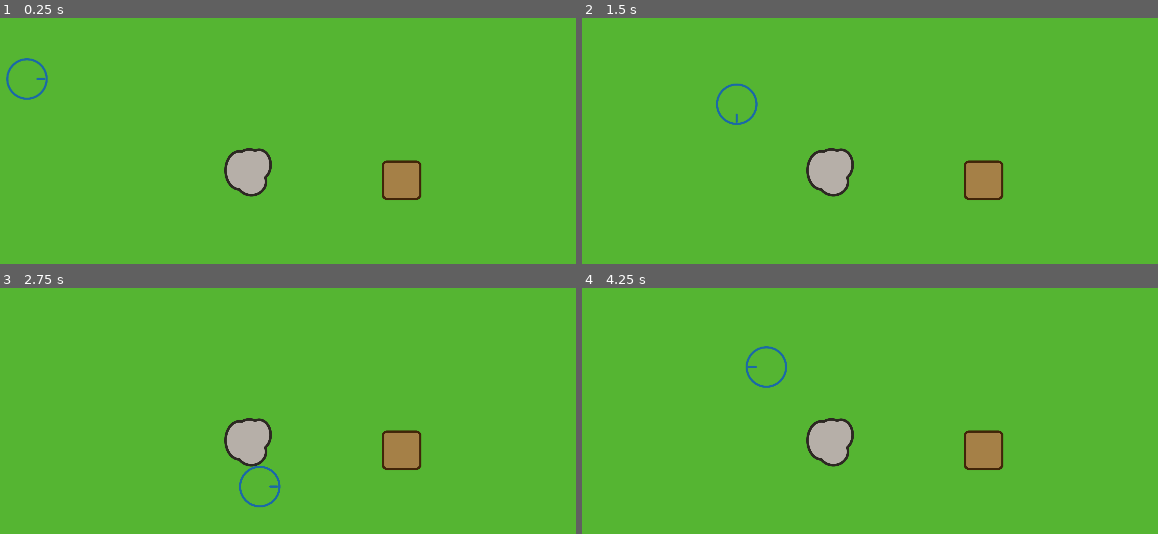
Above: before the commit, frames 1-4 (two rows, left to right).
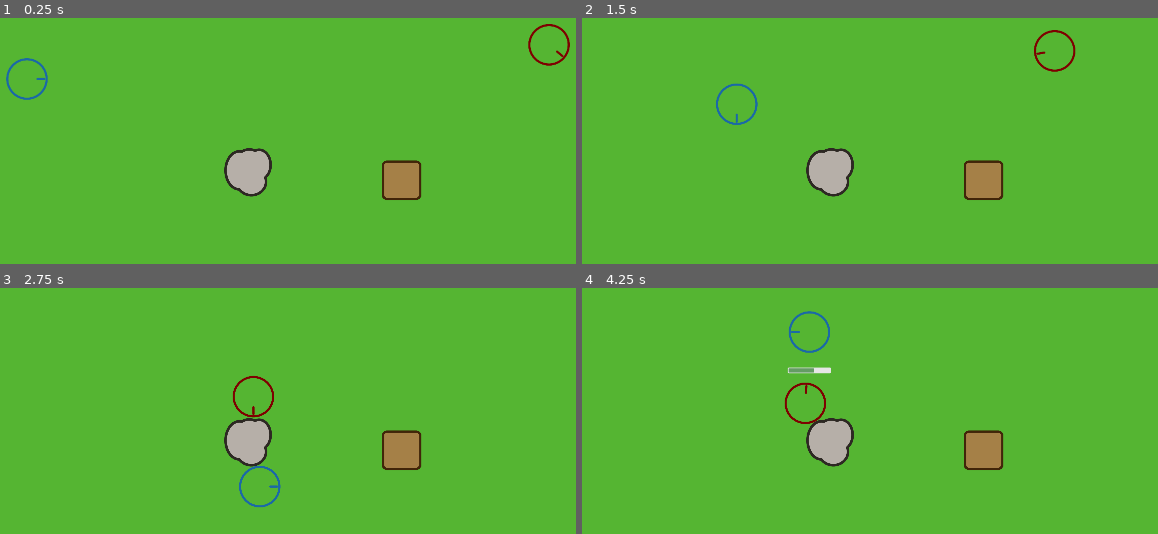
Above: after the commit, the same moments.

Repository: westonkelliher/BladeUpP1
Game: Godot game, scene res://main.tscn
The game is run twice, just before and just after one commit, with the same random seed, the same clock (stepped at 60 frames per second) and the same inputs.
Inputs:
- Up to frame 1 (0.25 s): no input
- Up to frame 2 (1.5 s): tap Enter at 0.5 s; hold D (right) 0.53-1.28 s; tap M (interact) at 0.6 s; hold S (down) from 1.28 s (still down); tap N (operate) at 1.35 s
- Up to frame 3 (2.75 s): release S (down) at 2.03 s; hold D (right) from 2.03 s (still down); tap M (interact) at 2.1 s
- Up to frame 4 (4.25 s): release D (right) at 2.78 s; hold W (up) 2.78-3.53 s; tap N (operate) at 2.85 s; hold A (left) from 3.53 s (still down); tap M (interact) at 3.6 s

The runs differ from the first frame. In frame 1, 0.3% of the frame differs, in the area x 91-99%, y 2-20%; in frame 2, 0.3%; in frame 3, 0.2%; in frame 4, 0.9%, in the area x 28-44%, y 9-56%.

Commit message:
lots

Diff:
--- /dev/null
+++ b/actors/enemy.gd
@@ -0,0 +1,65 @@
+extends CharacterBody2D
+
+const SPEED := 520.0
+const ACC := 80.0
+const SPRING := 1.5
+const DEC := 600.0
+const ROT := 2.8
+const KNOCK_FORCE := 700.0
+const DMG := 2
+
+var _target: Node = null
+
+func _process(delta):
+	pass
+	#KNOCK_FORCE = 700.0
+
+func set_target(target: Node):
+	_target = target
+	target.died.connect(on_target_died)
+
+func _physics_process(delta):
+	change_velocity(delta)
+	change_angle(delta)
+	#
+	#position += velocity*delta
+	#var temp_vel = velocity
+	#var temp_pos = position
+	move_and_slide()
+	#position -= velocity
+	#velocity = temp_vel
+	#position = temp_pos
+
+func change_angle(delta):
+	if _target == null or !is_instance_id_valid(_target.get_instance_id()):
+		return
+	var target_angle = (_target.position - position).angle()
+	var diff = abs(rotation-target_angle)
+	var weight = min(1, ROT*delta/diff)
+	rotation = lerp_angle(rotation, target_angle, weight)
+
+func change_velocity(delta):
+	if _target == null or !is_instance_valid(_target):
+		velocity = velocity.move_toward(Vector2.ZERO, DEC*delta)
+		return
+	# damp
+	var target_vel = (_target.position - position).normalized()*SPEED
+	var angle_multiplier = max(0, cos(rotation - target_vel.angle()))
+	target_vel *= angle_multiplier
+	var acc_factor = ACC + (target_vel - velocity).length()*SPRING
+	velocity *= 1.0 - (1-angle_multiplier)*delta
+	velocity = velocity.move_toward(target_vel, acc_factor*delta)
+
+func _on_area_2d_body_entered(body):
+	print("area")
+	if body.has_method("health"):
+		body.health().take_damage(DMG)
+	#TODO: impulse calculation copied from sumos
+	var knock = (position - body.position).normalized()*KNOCK_FORCE
+	velocity *= 0.3
+	velocity += knock
+	body.velocity *= 0.5
+	body.velocity -= knock
+
+func on_target_died():
+	_target = null
--- /dev/null
+++ b/actors/enemy.tscn
@@ -0,0 +1,42 @@
+[gd_scene load_steps=6 format=3 uid="uid://byobaendnvyau"]
+
+[ext_resource type="Texture2D" uid="uid://bv7kmdeov84dg" path="res://images/enemy.png" id="1_4yk2k"]
+[ext_resource type="Script" path="res://actors/enemy.gd" id="1_usjcw"]
+
+[sub_resource type="CircleShape2D" id="CircleShape2D_y3kw2"]
+radius = 49.0102
+
+[sub_resource type="CircleShape2D" id="CircleShape2D_d643l"]
+radius = 52.4309
+
+[sub_resource type="SceneReplicationConfig" id="SceneReplicationConfig_g366u"]
+properties/0/path = NodePath(".:position")
+properties/0/spawn = true
+properties/0/replication_mode = 1
+properties/1/path = NodePath(".:rotation")
+properties/1/spawn = true
+properties/1/replication_mode = 1
+
+[node name="Enemy" type="CharacterBody2D"]
+collision_layer = 256
+collision_mask = 273
+script = ExtResource("1_usjcw")
+
+[node name="CollisionShape2D" type="CollisionShape2D" parent="."]
+shape = SubResource("CircleShape2D_y3kw2")
+debug_color = Color(0.403922, 0.607843, 0, 0.419608)
+
+[node name="Sprite2D" type="Sprite2D" parent="."]
+scale = Vector2(0.2, 0.2)
+texture = ExtResource("1_4yk2k")
+
+[node name="Area2D" type="Area2D" parent="."]
+
+[node name="CollisionShape2D" type="CollisionShape2D" parent="Area2D"]
+shape = SubResource("CircleShape2D_d643l")
+debug_color = Color(0.176471, 0.584314, 0.741176, 0.419608)
+
+[node name="MultiplayerSynchronizer" type="MultiplayerSynchronizer" parent="."]
+replication_config = SubResource("SceneReplicationConfig_g366u")
+
+[connection signal="body_entered" from="Area2D" to="." method="_on_area_2d_body_entered"]
--- a/player.gd
+++ b/actors/player.gd
@@ -1,12 +1,21 @@
 extends CharacterBody2D
 
+signal test_signal()
+signal died()
 
 #### Constants ####
 const SPEED = 400.0
 const ACC = 5000.0
 const PROGRESS_SPEED = 0.8
 
-#
+
+
+#### Identifiers ####
+func health() -> HealthComponent:
+	return $D/Health
+
+
+#### Members ####
 var _faced_object: Node = null
 #
 var _progress := 0.0 :
@@ -29,6 +38,7 @@
 
 func _process(delta):
 	$D/ProgressBar.position = position + Vector2(0, -85)
+	$D/Health/HealthBar.position = position + Vector2(0, 85)
 
 func _physics_process(delta):
 	if !is_multiplayer_authority():
@@ -54,6 +64,7 @@
 	var move_vec = Vector2.ZERO
 	if Input.is_action_pressed("right"):
 		move_vec += Vector2.RIGHT
+		test_signal.emit()
 	if Input.is_action_pressed("left"):
 		move_vec += Vector2.LEFT
 	if Input.is_action_pressed("up"):
@@ -124,7 +135,7 @@
 		complete_table()
 
 func complete_boulder():
-	var rock = preload("res://lil_item.tscn").instantiate()
+	var rock = preload("res://items/lil_item.tscn").instantiate()
 	set_held_item(LilItem.Type.ROCK)
 
 func complete_table():
@@ -143,3 +154,8 @@
 func sync_held_item(type: LilItem.Type):
 	print(name+str(type))
 	$HeldItem._type = type
+
+
+func _on_health_death():
+	queue_free()
+	died.emit()
--- a/player.tscn
+++ b/actors/player.tscn
@@ -1,9 +1,11 @@
-[gd_scene load_steps=7 format=3 uid="uid://mx4j4vyk54dv"]
+[gd_scene load_steps=9 format=3 uid="uid://mx4j4vyk54dv"]
 
 [ext_resource type="Texture2D" uid="uid://gtiryingujvt" path="res://images/player.png" id="1_801s6"]
-[ext_resource type="Script" path="res://player.gd" id="1_vnftm"]
-[ext_resource type="PackedScene" uid="uid://cxoj4nhi5wr0w" path="res://lil_item.tscn" id="3_4khuj"]
-[ext_resource type="PackedScene" uid="uid://dw85cypnl5u2c" path="res://progress_bar.tscn" id="3_663qe"]
+[ext_resource type="Script" path="res://actors/player.gd" id="1_vnftm"]
+[ext_resource type="PackedScene" uid="uid://cxoj4nhi5wr0w" path="res://items/lil_item.tscn" id="3_hel4s"]
+[ext_resource type="PackedScene" uid="uid://dw85cypnl5u2c" path="res://utils/progress_bar.tscn" id="4_dn1e2"]
+[ext_resource type="PackedScene" uid="uid://cnd35dmdihcoo" path="res://utils/health_component.tscn" id="5_n62at"]
+[ext_resource type="PackedScene" uid="uid://b2uduvsvbxgja" path="res://utils/health_bar.tscn" id="6_b1vi6"]
 
 [sub_resource type="CircleShape2D" id="CircleShape2D_gd10r"]
 radius = 49.0102
@@ -20,6 +22,7 @@
 properties/2/replication_mode = 1
 
 [node name="Player" type="CharacterBody2D"]
+collision_mask = 48
 motion_mode = 1
 floor_block_on_wall = false
 script = ExtResource("1_vnftm")
@@ -32,21 +35,28 @@
 [node name="CollisionShape2D" type="CollisionShape2D" parent="."]
 shape = SubResource("CircleShape2D_gd10r")
 
-[node name="HeldItem" parent="." instance=ExtResource("3_4khuj")]
+[node name="HeldItem" parent="." instance=ExtResource("3_hel4s")]
 position = Vector2(55, 26)
 
 [node name="Caster" type="RayCast2D" parent="."]
 position = Vector2(43, 0)
 exclude_parent = false
 target_position = Vector2(50, 0)
+collision_mask = 17
 
 [node name="D" type="Node" parent="."]
 
-[node name="ProgressBar" parent="D" instance=ExtResource("3_663qe")]
+[node name="ProgressBar" parent="D" instance=ExtResource("4_dn1e2")]
 visible = false
 position = Vector2(-52, -88)
+
+[node name="Health" parent="D" instance=ExtResource("5_n62at")]
+
+[node name="HealthBar" parent="D/Health" instance=ExtResource("6_b1vi6")]
+visible = false
 
 [node name="MultiplayerSynchronizer" type="MultiplayerSynchronizer" parent="."]
 replication_config = SubResource("SceneReplicationConfig_6qsj4")
 
 [connection signal="complete" from="D/ProgressBar" to="." method="_on_progress_bar_complete"]
+[connection signal="death" from="D/Health" to="." method="_on_health_death"]
--- a/field.gd
+++ b/field.gd
@@ -1,5 +1,9 @@
 extends Node2D
 
+signal enemy_spawned()
+
+
+var players := []
 
 # Called when the node enters the scene tree for the first time.
 func _ready():
@@ -10,5 +14,11 @@
 func _process(delta):
 	return
 	if Input.is_action_just_pressed("down"):
-		var rock = preload("res://lil_item.tscn").instantiate()
+		var rock = preload("res://items/lil_item.tscn").instantiate()
 		$Player._hand_item = rock
+
+
+
+
+func _on_enemy_spawn_timeout():
+	enemy_spawned.emit()
--- a/field.tscn
+++ b/field.tscn
@@ -1,9 +1,10 @@
-[gd_scene load_steps=5 format=3 uid="uid://bdc2kj64an4wx"]
+[gd_scene load_steps=6 format=3 uid="uid://bdc2kj64an4wx"]
 
 [ext_resource type="Script" path="res://field.gd" id="1_i056k"]
 [ext_resource type="Texture2D" uid="uid://c0pmud44iyxfr" path="res://images/field.png" id="2_3betu"]
-[ext_resource type="PackedScene" uid="uid://c4pqp6blbg2p7" path="res://boulder.tscn" id="3_tbm80"]
-[ext_resource type="PackedScene" uid="uid://v4s2usn1dasn" path="res://table.tscn" id="4_qtxj3"]
+[ext_resource type="PackedScene" uid="uid://c4pqp6blbg2p7" path="res://objects/boulder.tscn" id="3_tbm80"]
+[ext_resource type="PackedScene" uid="uid://v4s2usn1dasn" path="res://objects/table.tscn" id="4_qtxj3"]
+[ext_resource type="PackedScene" uid="uid://yi3ynnkm2x85" path="res://utils/wall.tscn" id="5_62thv"]
 
 [node name="Field" type="Node2D"]
 script = ExtResource("1_i056k")
@@ -17,3 +18,26 @@
 
 [node name="Table" parent="." instance=ExtResource("4_qtxj3")]
 position = Vector2(1199, 543)
+
+[node name="EnemySpawn" type="Timer" parent="."]
+wait_time = 5.0
+
+[node name="Wall" parent="." instance=ExtResource("5_62thv")]
+position = Vector2(960, -157)
+scale = Vector2(1.1084, 0.19519)
+
+[node name="Wall2" parent="." instance=ExtResource("5_62thv")]
+position = Vector2(960, 1235)
+scale = Vector2(1.1084, 0.19519)
+
+[node name="Wall3" parent="." instance=ExtResource("5_62thv")]
+position = Vector2(-152, 559)
+rotation = 1.57079
+scale = Vector2(1.1084, 0.19519)
+
+[node name="Wall4" parent="." instance=ExtResource("5_62thv")]
+position = Vector2(2072, 559)
+rotation = 1.57079
+scale = Vector2(1.1084, 0.19519)
+
+[connection signal="timeout" from="EnemySpawn" to="." method="_on_enemy_spawn_timeout"]
--- a/lil_item.tscn
+++ b/items/lil_item.tscn
@@ -1,6 +1,6 @@
 [gd_scene load_steps=7 format=3 uid="uid://cxoj4nhi5wr0w"]
 
-[ext_resource type="Script" path="res://LilItem.gd" id="1_oshe1"]
+[ext_resource type="Script" path="res://items/LilItem.gd" id="1_oshe1"]
 [ext_resource type="Texture2D" uid="uid://bjgn7fwj4jjt4" path="res://images/rock.png" id="2_a6g2x"]
 [ext_resource type="Texture2D" uid="uid://b6u7c0egk71p3" path="res://images/rock_blade.png" id="3_g1bqd"]
 
--- a/main.gd
+++ b/main.gd
@@ -4,8 +4,17 @@
 # Called when the node enters the scene tree for the first time.
 func _ready():
 	$Player.set_multiplayer_authority(get_multiplayer_authority())
+	$Enemy.set_target($Player)
 
 
 # Called every frame. 'delta' is the elapsed time since the previous frame.
 func _process(delta):
 	pass
+
+
+func _on_player_test_signal():
+	pass
+
+
+func _on_field_enemy_spawned(enemy):
+	enemy.set_target($Player)
--- a/main.tscn
+++ b/main.tscn
@@ -1,8 +1,9 @@
-[gd_scene load_steps=4 format=3 uid="uid://c0o5flqqwa00o"]
+[gd_scene load_steps=5 format=3 uid="uid://c0o5flqqwa00o"]
 
 [ext_resource type="Script" path="res://main.gd" id="1_ci7jx"]
 [ext_resource type="PackedScene" uid="uid://bdc2kj64an4wx" path="res://field.tscn" id="1_noyy0"]
-[ext_resource type="PackedScene" uid="uid://mx4j4vyk54dv" path="res://player.tscn" id="2_actpa"]
+[ext_resource type="PackedScene" uid="uid://mx4j4vyk54dv" path="res://actors/player.tscn" id="2_actpa"]
+[ext_resource type="PackedScene" uid="uid://byobaendnvyau" path="res://actors/enemy.tscn" id="4_pbr5k"]
 
 [node name="Main" type="Node"]
 script = ExtResource("1_ci7jx")
@@ -15,3 +16,9 @@
 
 [node name="Player" parent="." instance=ExtResource("2_actpa")]
 position = Vector2(292, 247)
+
+[node name="Enemy" parent="." instance=ExtResource("4_pbr5k")]
+position = Vector2(1553, 218)
+
+[connection signal="enemy_spawned" from="Field" to="." method="_on_field_enemy_spawned"]
+[connection signal="test_signal" from="Player" to="." method="_on_player_test_signal"]
--- a/multiplayer.gd
+++ b/multiplayer.gd
@@ -1,16 +1,18 @@
 extends Node
 
 const IPv4 = "127.0.0.1"
-const PORT = 13559
+const PORT = 13558
 
 var peer = ENetMultiplayerPeer.new()
 @export var player_scene: PackedScene
+@export var enemy_scene: PackedScene
 
 func _on_host_pressed():
 	peer.create_server(PORT)
 	multiplayer.multiplayer_peer = peer
 	multiplayer.peer_connected.connect(_add_player)
 	_add_player()
+	$Field/EnemySpawn.start()
 
 
 func _on_join_pressed():
@@ -22,3 +24,25 @@
 	var player = player_scene.instantiate()
 	player.name = str(id)
 	call_deferred("add_child", player)
+	$Field.players.append(player)
+
+
+func choose_enemy_position() -> Vector2:
+	var on_side = randf() < 0.35
+	var second_side = randf() < 0.5
+	var x = 0.0
+	var y = 0.0
+	if on_side:
+		x = 1920*int(second_side)
+		y = randf()*1080
+	else:
+		x = randf()*1920
+		y = 1080*int(second_side)
+	return Vector2(x,y)
+
+func _on_field_enemy_spawned():
+	var enemy = enemy_scene.instantiate()
+	enemy.position = choose_enemy_position()
+	add_child(enemy, true)
+	if $Field.players.size() > 0:
+		enemy.set_target($Field.players[0])
--- a/multiplayer.tscn
+++ b/multiplayer.tscn
@@ -1,12 +1,14 @@
-[gd_scene load_steps=4 format=3 uid="uid://d2vxxgn33utlg"]
+[gd_scene load_steps=5 format=3 uid="uid://d2vxxgn33utlg"]
 
 [ext_resource type="PackedScene" uid="uid://bdc2kj64an4wx" path="res://field.tscn" id="1_apbt0"]
 [ext_resource type="Script" path="res://multiplayer.gd" id="1_t6s6w"]
-[ext_resource type="PackedScene" uid="uid://mx4j4vyk54dv" path="res://player.tscn" id="2_7gscv"]
+[ext_resource type="PackedScene" uid="uid://mx4j4vyk54dv" path="res://actors/player.tscn" id="2_7gscv"]
+[ext_resource type="PackedScene" uid="uid://byobaendnvyau" path="res://actors/enemy.tscn" id="3_tid0m"]
 
 [node name="Multiplayer" type="Node"]
 script = ExtResource("1_t6s6w")
 player_scene = ExtResource("2_7gscv")
+enemy_scene = ExtResource("3_tid0m")
 
 [node name="Field" parent="." instance=ExtResource("1_apbt0")]
 
@@ -28,8 +30,9 @@
 "
 
 [node name="MultiplayerSpawner" type="MultiplayerSpawner" parent="."]
-_spawnable_scenes = PackedStringArray("res://player.tscn")
+_spawnable_scenes = PackedStringArray("res://actors/player.tscn", "res://actors/enemy.tscn")
 spawn_path = NodePath("..")
 
+[connection signal="enemy_spawned" from="Field" to="." method="_on_field_enemy_spawned"]
 [connection signal="pressed" from="Host" to="." method="_on_host_pressed"]
 [connection signal="pressed" from="Join" to="." method="_on_join_pressed"]
--- a/boulder.tscn
+++ b/objects/boulder.tscn
@@ -1,19 +1,20 @@
 [gd_scene load_steps=4 format=3 uid="uid://c4pqp6blbg2p7"]
 
-[ext_resource type="Script" path="res://boulder.gd" id="1_fp8ue"]
+[ext_resource type="Script" path="res://objects/boulder.gd" id="1_fp8ue"]
 [ext_resource type="Texture2D" uid="uid://bcvaya4bnpiaj" path="res://images/boulder.png" id="1_rxmvd"]
 
 [sub_resource type="CircleShape2D" id="CircleShape2D_tpmax"]
 radius = 59.1354
 
 [node name="Boulder" type="RigidBody2D"]
+collision_layer = 16
+collision_mask = 0
 gravity_scale = 0.0
 script = ExtResource("1_fp8ue")
+
+[node name="CollisionShape2D" type="CollisionShape2D" parent="."]
+shape = SubResource("CircleShape2D_tpmax")
 
 [node name="Sprite2D" type="Sprite2D" parent="."]
 scale = Vector2(0.25, 0.25)
 texture = ExtResource("1_rxmvd")
-
-[node name="CollisionShape2D" type="CollisionShape2D" parent="."]
-visible = false
-shape = SubResource("CircleShape2D_tpmax")
--- a/table.tscn
+++ b/objects/table.tscn
@@ -1,23 +1,25 @@
 [gd_scene load_steps=5 format=3 uid="uid://v4s2usn1dasn"]
 
 [ext_resource type="Texture2D" uid="uid://rssadl5nlrvb" path="res://images/table.png" id="1_5rb0a"]
-[ext_resource type="Script" path="res://table.gd" id="1_idcsh"]
-[ext_resource type="PackedScene" uid="uid://cxoj4nhi5wr0w" path="res://lil_item.tscn" id="3_j6x5r"]
+[ext_resource type="Script" path="res://objects/table.gd" id="1_idcsh"]
+[ext_resource type="PackedScene" uid="uid://cxoj4nhi5wr0w" path="res://items/lil_item.tscn" id="3_j6x5r"]
 
 [sub_resource type="RectangleShape2D" id="RectangleShape2D_vrbtl"]
 size = Vector2(88, 90)
 
 [node name="Table" type="RigidBody2D"]
+collision_layer = 16
+collision_mask = 0
 gravity_scale = 0.0
 script = ExtResource("1_idcsh")
+
+[node name="CollisionShape2D" type="CollisionShape2D" parent="."]
+shape = SubResource("RectangleShape2D_vrbtl")
 
 [node name="Sprite2D" type="Sprite2D" parent="."]
 scale = Vector2(0.2, 0.2)
 texture = ExtResource("1_5rb0a")
 
-[node name="CollisionShape2D" type="CollisionShape2D" parent="."]
-shape = SubResource("RectangleShape2D_vrbtl")
-
 [node name="HeldItem" parent="." instance=ExtResource("3_j6x5r")]
 
 [node name="Items" type="Node2D" parent="."]
--- a/project.godot
+++ b/project.godot
@@ -20,6 +20,7 @@
 window/size/viewport_width=1920
 window/size/viewport_height=1080
 window/stretch/mode="viewport"
+window/vsync/vsync_mode=0
 window/main_scene="res://field.tscn"
 
 [input]
@@ -60,6 +61,13 @@
 ]
 }
 
+[layer_names]
+
+2d_physics/layer_1="Players"
+2d_physics/layer_5="Objects"
+2d_physics/layer_6="Walls"
+2d_physics/layer_9="enemies"
+
 [rendering]
 
 textures/lossless_compression/force_png=true
--- /dev/null
+++ b/rigid_body_2d.tscn
@@ -0,0 +1,39 @@
+[gd_scene load_steps=4 format=3 uid="uid://dosfwg0f58lx2"]
+
+[ext_resource type="Texture2D" uid="uid://en1c4igq4vtx" path="res://icon.svg" id="1_2tthd"]
+
+[sub_resource type="GDScript" id="GDScript_vquia"]
+script/source = "extends RigidBody2D
+
+
+# Called when the node enters the scene tree for the first time.
+func _ready():
+	pass # Replace with function body.
+
+
+# Called every frame. 'delta' is the elapsed time since the previous frame.
+func _process(delta):
+	pass
+
+
+func _on_body_entered(body):
+	print(\"rigid\")
+"
+
+[sub_resource type="RectangleShape2D" id="RectangleShape2D_58l6x"]
+size = Vector2(128, 128)
+
+[node name="RigidBody2D" type="RigidBody2D"]
+collision_layer = 0
+gravity_scale = 0.0
+max_contacts_reported = 4
+contact_monitor = true
+script = SubResource("GDScript_vquia")
+
+[node name="CollisionShape2D" type="CollisionShape2D" parent="."]
+shape = SubResource("RectangleShape2D_58l6x")
+
+[node name="Sprite2D" type="Sprite2D" parent="."]
+texture = ExtResource("1_2tthd")
+
+[connection signal="body_entered" from="." to="." method="_on_body_entered"]
--- /dev/null
+++ b/utils/health_bar.gd
@@ -0,0 +1,26 @@
+extends Node2D
+class_name HealthBar
+
+@export var health_component: HealthComponent
+
+#### Constants ####
+const START_WIDTH = 4.0
+const END_WIDTH = 100.0
+
+
+#### Members ####
+var _fill := 0.0
+var _shown_fill := 0.0
+
+#### Builtins ####
+func _process(delta):
+	var move_amt = 0.005 + abs(_fill - _shown_fill)*10.0*delta
+	_shown_fill = move_toward(_shown_fill, _fill, move_amt)
+	if _fill == 0.0:
+		_shown_fill = 0.0
+	$Fill.size.x = lerp(START_WIDTH, END_WIDTH, _shown_fill)
+
+
+#### Other ####
+func set_progress(p: float):
+	_fill = clamp(p, 0.0, 1.0)
--- /dev/null
+++ b/utils/health_bar.tscn
@@ -0,0 +1,37 @@
+[gd_scene load_steps=4 format=3 uid="uid://b2uduvsvbxgja"]
+
+[ext_resource type="Script" path="res://utils/health_bar.gd" id="1_34gck"]
+
+[sub_resource type="StyleBoxFlat" id="StyleBoxFlat_3hhdb"]
+bg_color = Color(0.901961, 0.901961, 0.901961, 1)
+corner_radius_top_left = 3
+corner_radius_top_right = 3
+corner_radius_bottom_right = 3
+corner_radius_bottom_left = 3
+
+[sub_resource type="StyleBoxFlat" id="StyleBoxFlat_ivq7r"]
+bg_color = Color(0.392157, 0.611765, 0.392157, 1)
+corner_radius_top_left = 2
+corner_radius_top_right = 2
+corner_radius_bottom_right = 2
+corner_radius_bottom_left = 2
+
+[node name="healthBar" type="Node2D"]
+script = ExtResource("1_34gck")
+
+[node name="Outer" type="Panel" parent="."]
+anchors_preset = 5
+anchor_left = 0.5
+anchor_right = 0.5
+offset_left = -52.0
+offset_right = 52.0
+offset_bottom = 14.0
+grow_horizontal = 2
+theme_override_styles/panel = SubResource("StyleBoxFlat_3hhdb")
+
+[node name="Fill" type="Panel" parent="."]
+offset_left = -50.0
+offset_top = 2.0
+offset_right = -46.0
+offset_bottom = 12.0
+theme_override_styles/panel = SubResource("StyleBoxFlat_ivq7r")
--- /dev/null
+++ b/utils/health_component.gd
@@ -0,0 +1,20 @@
+extends Node2D
+class_name HealthComponent
+
+signal death
+
+@export var MAX_HEALTH := 10
+var health: float
+
+func _ready():
+	health = MAX_HEALTH
+
+func take_damage(dmg: int):
+	health -= dmg
+	var bar = $HealthBar
+	if bar is HealthBar:
+		bar.set_progress(health/MAX_HEALTH)
+		bar.visible = true
+	#
+	if health <= 0:
+		death.emit()
--- /dev/null
+++ b/utils/health_component.tscn
@@ -0,0 +1,6 @@
+[gd_scene load_steps=2 format=3 uid="uid://cnd35dmdihcoo"]
+
+[ext_resource type="Script" path="res://utils/health_component.gd" id="1_vov3g"]
+
+[node name="Health" type="Node2D"]
+script = ExtResource("1_vov3g")
--- a/progress_bar.tscn
+++ b/utils/progress_bar.tscn
@@ -1,6 +1,6 @@
 [gd_scene load_steps=5 format=3 uid="uid://dw85cypnl5u2c"]
 
-[ext_resource type="Script" path="res://progress_bar.gd" id="1_6v8hg"]
+[ext_resource type="Script" path="res://utils/progress_bar.gd" id="1_6v8hg"]
 
 [sub_resource type="StyleBoxFlat" id="StyleBoxFlat_h68i7"]
 bg_color = Color(0.498039, 0.498039, 0.498039, 1)
--- /dev/null
+++ b/utils/wall.tscn
@@ -0,0 +1,10 @@
+[gd_scene load_steps=2 format=3 uid="uid://yi3ynnkm2x85"]
+
+[sub_resource type="RectangleShape2D" id="RectangleShape2D_uvpjs"]
+size = Vector2(1920, 1080)
+
+[node name="Wall" type="StaticBody2D"]
+collision_layer = 32
+
+[node name="CollisionShape2D" type="CollisionShape2D" parent="."]
+shape = SubResource("RectangleShape2D_uvpjs")
Renamed: LilItem.gd -> items/LilItem.gd
Renamed: boulder.gd -> objects/boulder.gd
Renamed: table.gd -> objects/table.gd
Renamed: progress_bar.gd -> utils/progress_bar.gd
